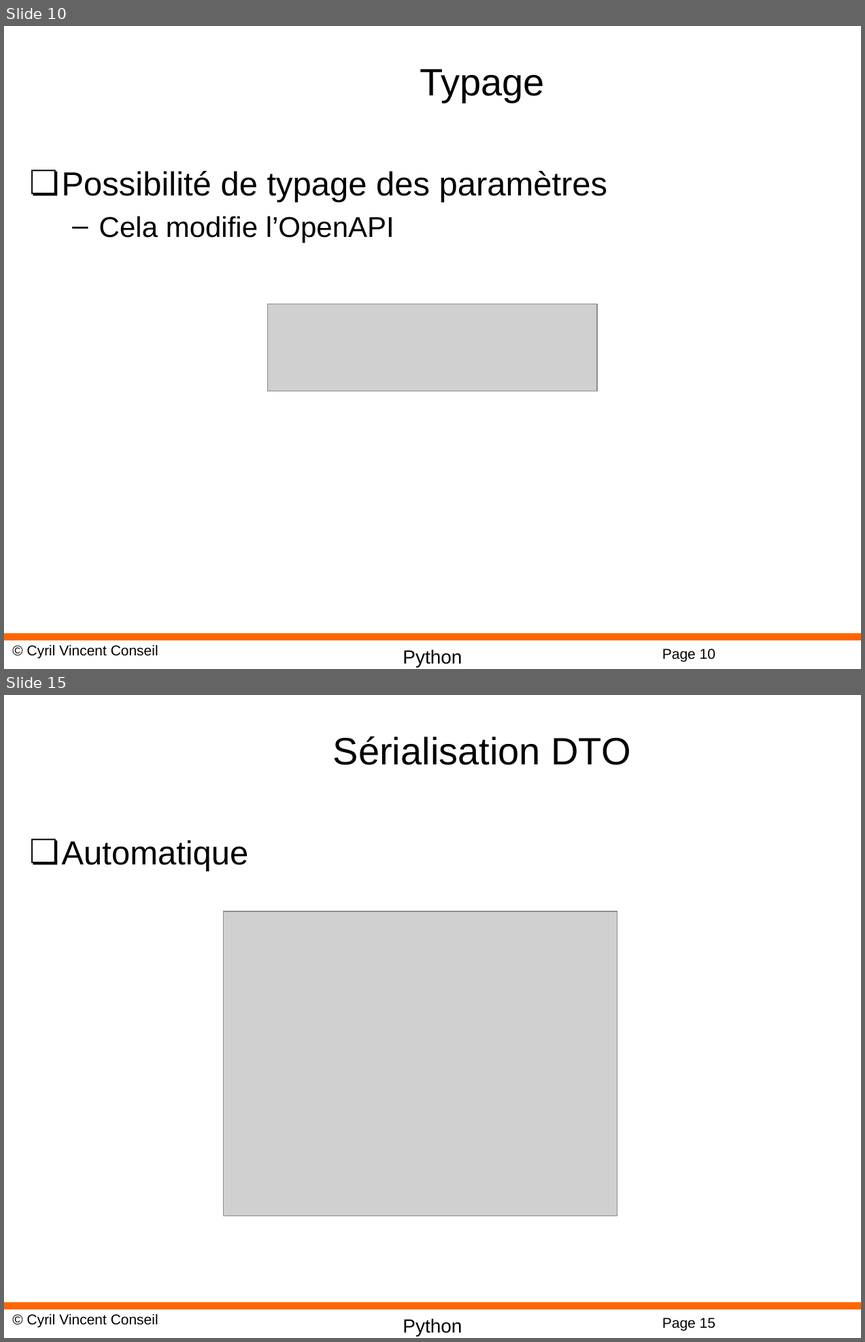
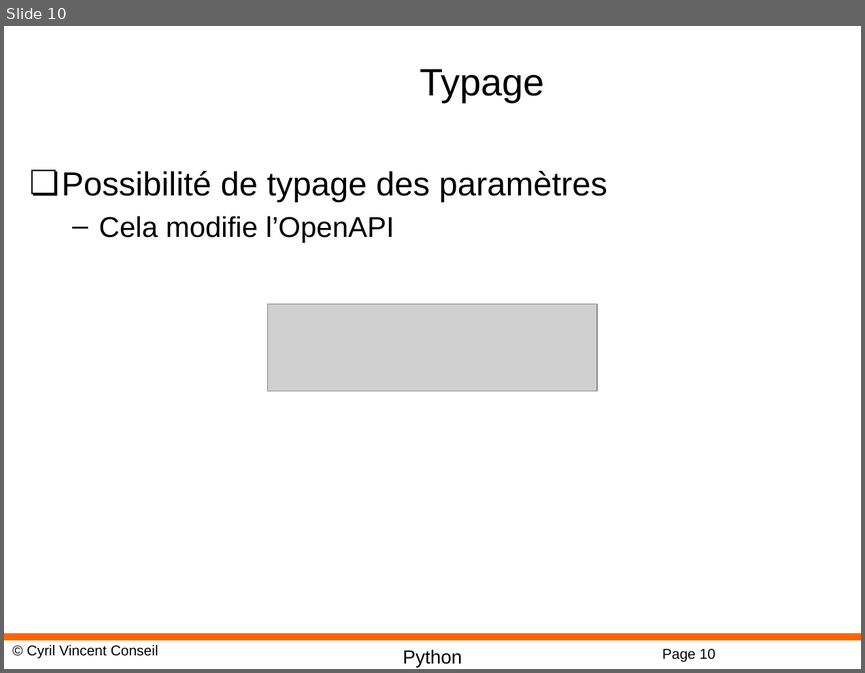
Before and after one commit to cyrilvincent/mlops, a slide deck: ppt/MLOps08-FastAPI.pptx. Shown one above the other, each under a label of ours: slides 10 and 15 before the commit, slide 10 after it; the slides between them are not shown. The pictures are 865x1342 and 865x673 pixels, drawn with LibreOffice and Linux fonts; fonts in the diff are those of the drawing; grey boxes stand for pictures; background and template pictures are left out. Boxes give left, top, right and bottom in pixels: in the first picture for what was removed or moved away, otherwise in the second. Text is boxed around its words. In the diff, an @@ line names an element or a change of style, - is before the commit and + after.

```diff
--- a/ppt/MLOps08-FastAPI.pptx
+++ b/ppt/MLOps08-FastAPI.pptx
@@ slide 15 removed at [4, 695, 861, 1338], background #FFFFFF; not listed: 4 template elements that a slide beside it also shows @@
@@ title removed at [333, 736, 630, 765] @@
-Sérialisation DTO
@@ text removed at [62, 840, 249, 872] @@
-❏ Automatique
@@ picture removed at [224, 911, 617, 1215] @@
```
Also in this commit, not shown: 11 other slides removed, 4 other files.
